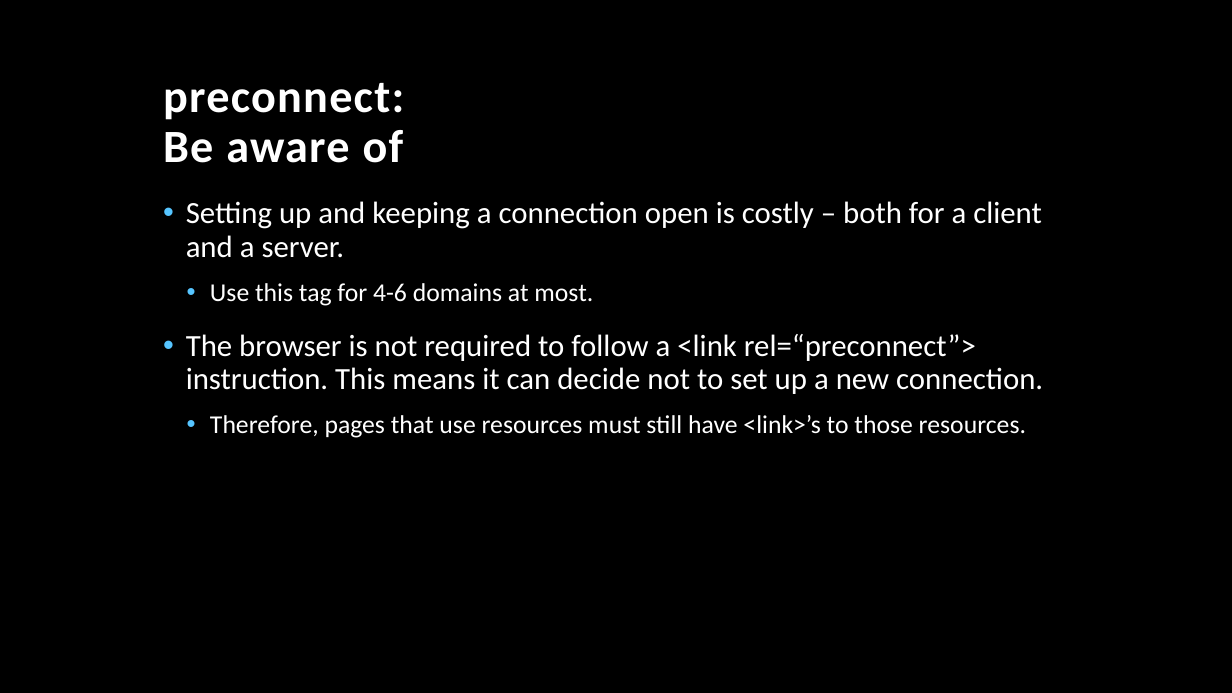
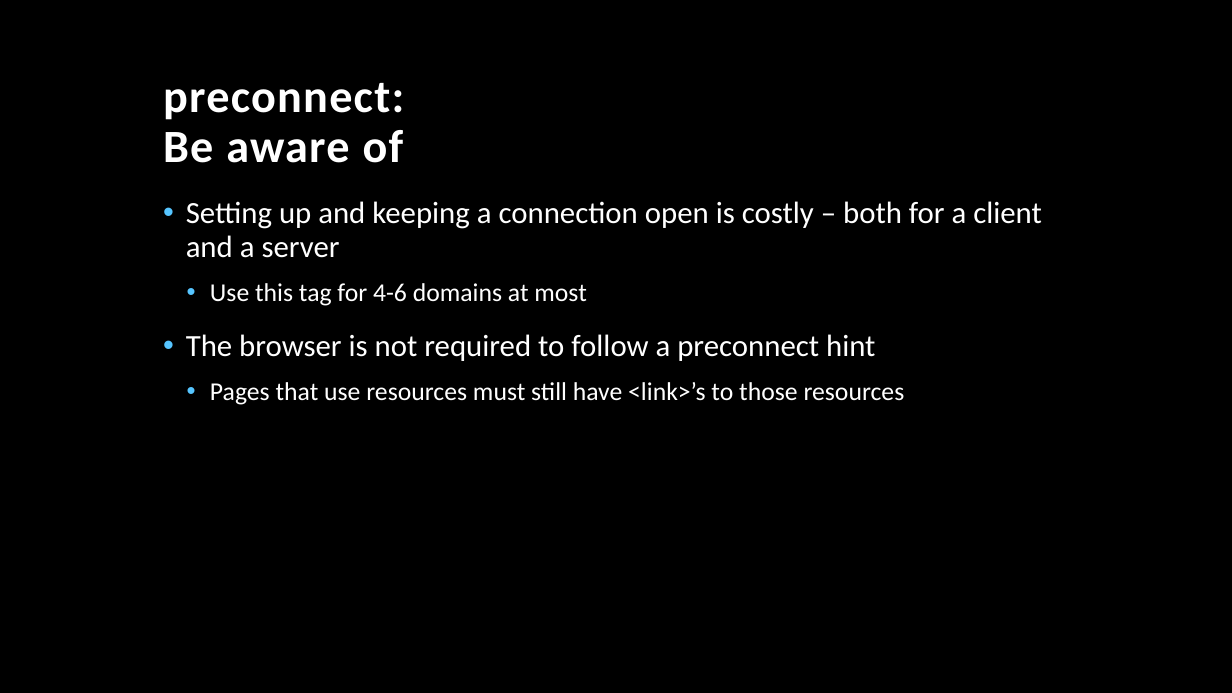
Before and after one commit to TonyMangino/html-resource-hints, a slide deck: slide 22 of Resource Hints.pptx (slide 24 before the commit). Drawn at 1232x693 pixels with LibreOffice and Linux fonts; fonts in the diff are those of the drawing; background and template pictures are left out. Boxes give left, top, right and bottom in pixels: in the first picture for what was removed or moved away, otherwise in the second. Text is boxed around its words. In the diff, an @@ line names an element or a change of style, - is before the commit and + after.

```diff
--- a/Resource Hints.pptx
+++ b/Resource Hints.pptx
@@ text at [186, 201, 1042, 405]: text changed @@
-• Setting up and keeping a connection open is costly – both for a client and a server.
-  • Use this tag for 4-6 domains at most.
-• The browser is not required to follow a <link rel=“preconnect”> instruction. This means it can decide not to set up a new connection.
-  • Therefore, pages that use resources must still have <link>’s to those resources.
+• Setting up and keeping a connection open is costly – both for a client and a server
+  • Use this tag for 4-6 domains at most
+• The browser is not required to follow a preconnect hint
+  • Pages that use resources must still have <link>’s to those resources
```
Also in this commit, not shown: 53 other slides changed, 5 slides added, 11 slides removed.
